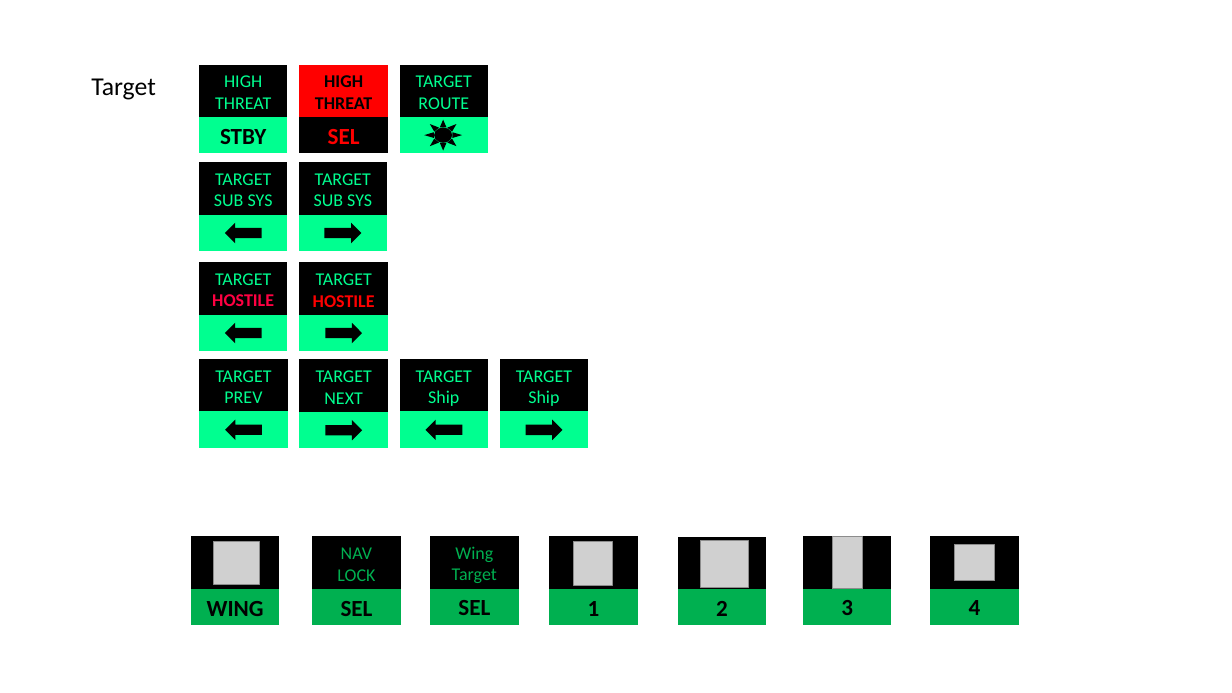
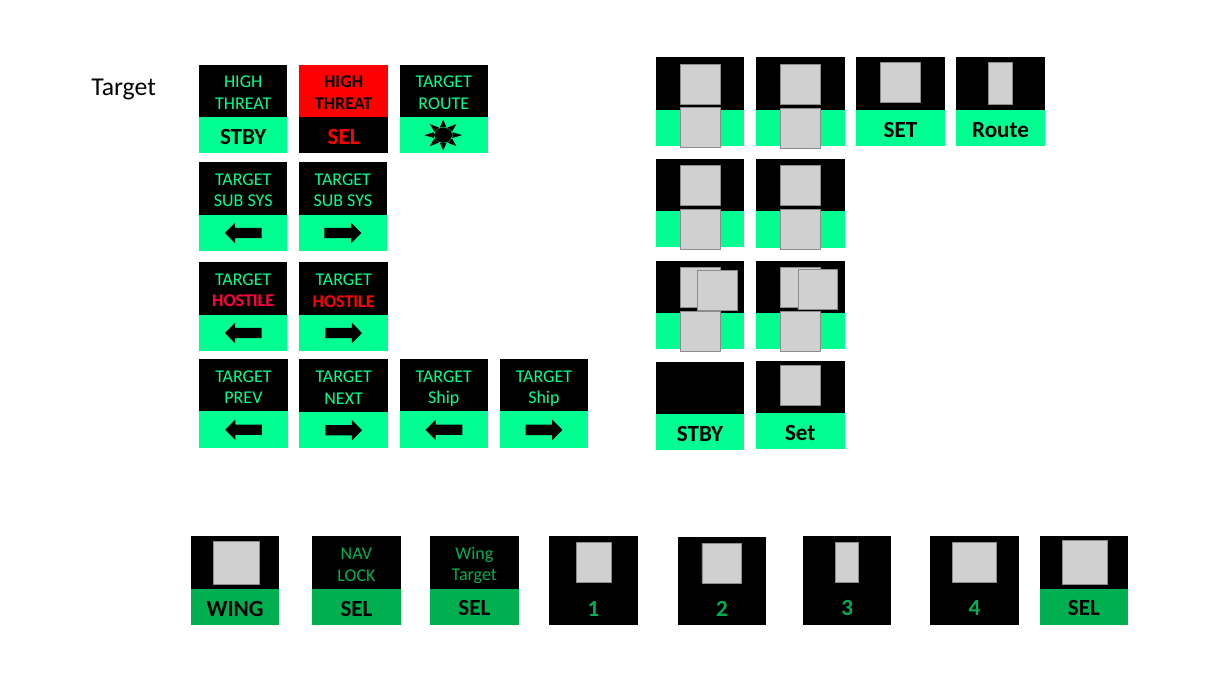
Before and after one commit to Andechs75/Elite-Dangerous-Streamdeck-Icons, a slide deck: slide 8 of EDSI-Template.pptx (slide 7 before the commit). Drawn at 1232x693 pixels with LibreOffice and Linux fonts; fonts in the diff are those of the drawing; grey boxes stand for pictures. Boxes give left, top, right and bottom in pixels: in the first picture for what was removed or moved away, otherwise in the second. Text is boxed around its words. In the diff, an @@ line names an element or a change of style, - is before the commit and + after.

```diff
--- a/EDSI-Template.pptx
+++ b/EDSI-Template.pptx
@@ rectangle added at box(857, 58, 944, 111), fill #000000, outline #000000 1 pt @@
@@ rectangle added at box(958, 58, 1044, 111), fill #000000, outline #000000 1 pt @@
@@ group added at box(657, 58, 744, 148): 2 rectangles, 2 pictures @@
@@ picture added at box(881, 63, 921, 103) @@
@@ picture added at box(989, 63, 1014, 104) @@
@@ group added at box(757, 58, 844, 148): 2 rectangles, 2 pictures @@
@@ rectangle added at box(857, 111, 944, 146), fill #00FF90, outline #00FF90 1 pt, 18 pt, text #000000, bold @@
+SET
@@ rectangle added at box(958, 111, 1044, 146), fill #00FF90, outline #00FF90 1 pt, 18 pt, text #000000, bold @@
+Route
@@ group added at box(657, 160, 744, 250): 2 rectangles, 2 pictures @@
@@ group added at box(757, 160, 844, 250): 2 rectangles, 2 pictures @@
@@ group added at box(657, 262, 744, 351): 3 pictures, 2 rectangles @@
@@ group added at box(757, 262, 844, 351): 3 pictures, 2 rectangles @@
@@ rectangle added at box(657, 362, 744, 415), fill #000000, outline #000000 1 pt @@
@@ rectangle added at box(757, 361, 844, 414), fill #000000, outline #000000 1 pt @@
@@ picture added at box(780, 366, 820, 406) @@
@@ rectangle added at box(657, 415, 744, 450), fill #00FF90, outline #00FF90 1 pt, 18 pt, text #000000, bold @@
+STBY
@@ rectangle added at box(757, 414, 844, 449), fill #00FF90, outline #00FF90 1 pt, 18 pt, text #000000, bold @@
+Set
@@ rectangle added at box(1041, 537, 1128, 590), fill #000000, outline #000000 1 pt @@
@@ picture: place and size @@
-picture at box(701, 541, 748, 588)
+picture at box(702, 543, 742, 583)
@@ picture: place and size @@
-picture at box(833, 537, 863, 589)
+picture at box(836, 543, 859, 583)
@@ picture added at box(1063, 541, 1108, 584) @@
@@ text colour #000000 to #00B050; fill #00B050 to #000000; outline #00B050 1 pt to #000000 1 pt in 4 elements at box(550, 590, 637, 625), box(678, 591, 765, 626), box(804, 590, 891, 625), box(931, 590, 1018, 625) @@
@@ rectangle added at box(1041, 590, 1128, 625), fill #00B050, outline #00B050 1 pt, 18 pt, text #000000, bold @@
+SEL
```
Also in this commit, not shown: 3 other slides changed, 1 slide added, 49 other files.
